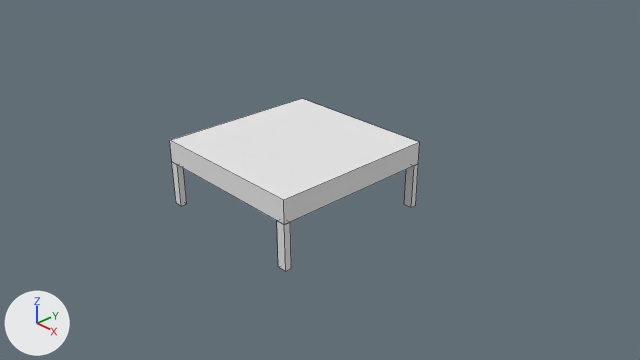
Renders of the Blender file Content/Models/environment/platform.blend from each side of a commit.
Camera for both pictures: the file's camera 'Camera'. Lighting does not change. The marker at lower left points along +X, +Y and +Z. Mesh edges are drawn as thin lines.
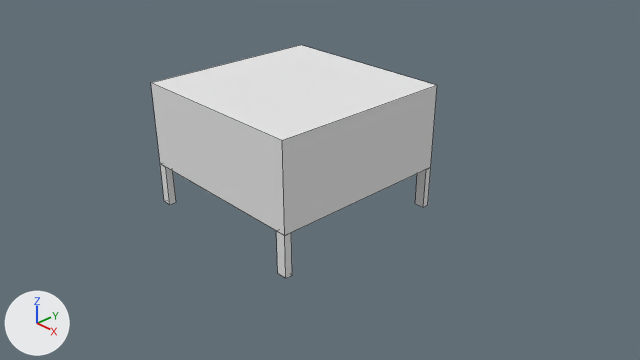
Changed parts and their boxes (x1, y1, x2, y2) in the pictures (640 x 360 px; the box of a moved part takes in the faces that stretch with it):
'Cube', reshaped, moved, rescaled (14% wider, 35% taller)
    before: (170, 99, 420, 271)
    after: (151, 45, 437, 278)
part 1 of me_cube, moved or reshaped
    before: (170, 99, 420, 225)
    after: (151, 45, 437, 235)

The change in detail:
me_cube has 40 vertices, 24 faces and spans x -1.0..1.0, y -1.0..1.0, z -1.05..0.83.
me_cube is used by ob_cube; location (0.0, 0.0, 0.6); scale (1.35, 1.37, 0.584).
Before the commit, vertices of me_cube: 4 (1.0, 1.0, 0.83) at pixel (419, 142), 5 (1.0, -1.0, 0.83) at pixel (283, 200), 6 (-1.0, -1.0, 0.83) at pixel (169, 140), 7 (-1.0, 1.0, 0.83) at pixel (301, 98).
Part 1, on me_cube:
Vertices 4 to 7 of me_cube move by (0.0, 0.0, 1.88).
Object 'Cube' (ob_cube) moves from (0.0, 0.0, 0.6) to (0.0, 0.0, 0.56).
Object 'Cube' (ob_cube) is rescaled from (1.35, 1.37, 0.584) to (1.5, 1.5, 0.531).
